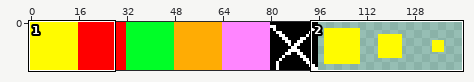
A sprite sheet gets an edit: assets/graphics/player.png. Above: a wide view before the commit, with the close-up outlined.
Close-up. Before the commit:
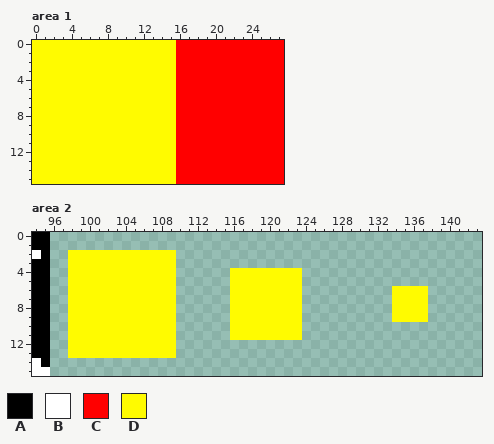
The file is 256x16 pixels. Shown: area 1: x 0..27, y 0..15; area 2: x 94..143, y 0..15. The wide view leaves out empty margins.
Palette (. is transparent): A #000000  B #ffffff  C #ff0000  D #fffb00
The result:
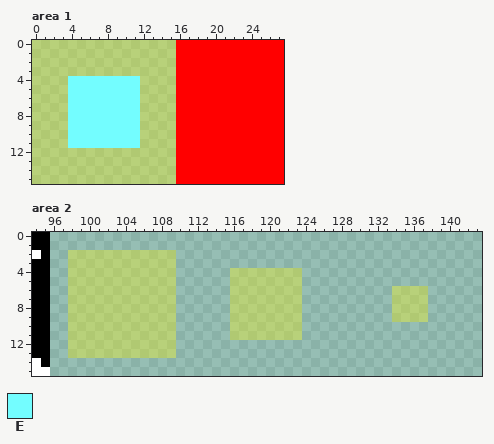
Colours new in this view: E #73fdff
The exact change:
colour D: #fffb00 -> #fff90052
Area 1:
y 4..11: x 4..11 DDDDDDDD -> EEEEEEEE
Where, in picture pixels (left, top, right, bottom), the same in both close-ups:
changed: (32, 40, 176, 184)
changed: (68, 250, 176, 358)
changed: (230, 268, 302, 340)
changed: (392, 286, 428, 322)
